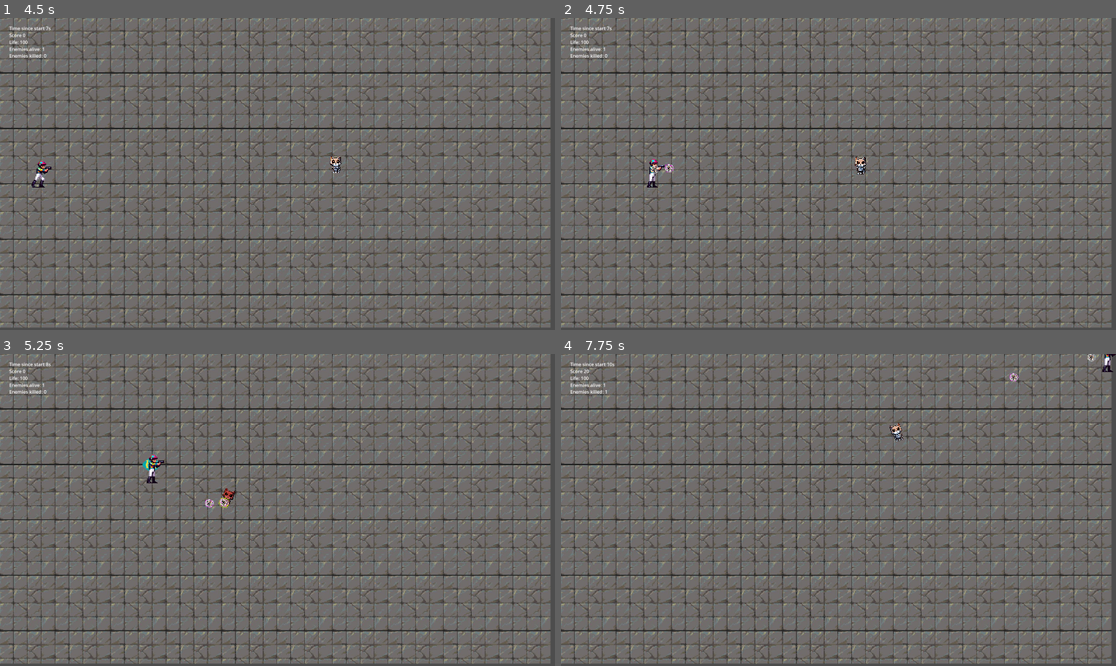
Above: before the commit, frames 1-4 (two rows, left to right).
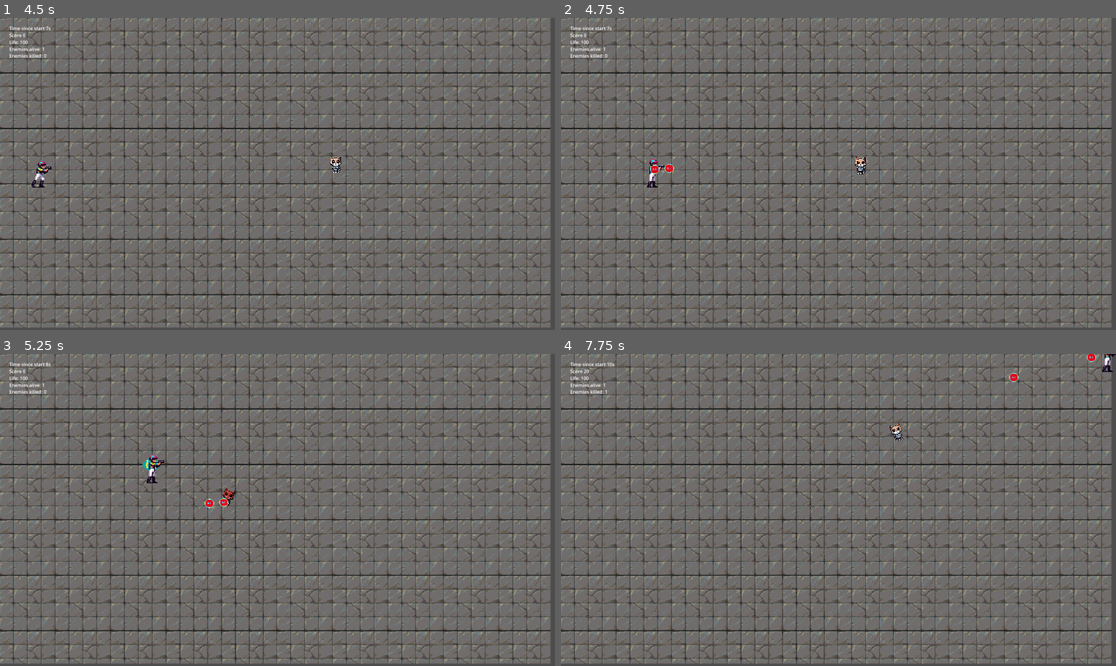
Above: after the commit, the same moments.

Repository: elVariable/gamejam
Game: Godot game, scene res://scenes/levels/main.tscn
Two runs of this game, one before a commit and one after it. Both use one fixed random seed, a clock stepped at 60 frames per second and the inputs below. The engine's default icon, where the game draws it, is replaced by a stand-in: a white triangle on a blue panel in a dark square. Sound files missing from this copy of the repository are replaced by a short silence.
Inputs:
- Up to frame 1 (4.5 s): tap Enter at 0.5 s; hold W (Up) 0.53-2.03 s; tap U (Fire0) at 0.6, 3.6 s; tap I (Fire1) at 1.35, 4.35 s; tap Space at 2 s; hold A (Left) 2.03-3.53 s; tap O (Fire2) at 2.1 s; tap P (Fire3) at 2.85 s; hold S (Down) 3.53-4.28 s; hold D (Right) from 4.28 s (still down)
- Up to frame 2 (4.75 s): keep holding D (Right)
- Up to frame 3 (5.25 s): release D (Right) at 5.03 s; hold W (Up) from 5.03 s (still down); tap O (Fire2) at 5.1 s
- Up to frame 4 (7.75 s): release W (Up) at 5.78 s; hold D (Right) from 5.78 s (still down); tap P (Fire3) at 5.85 s; tap U (Fire0) at 6.6 s; tap I (Fire1) at 7.35 s

Frame 1 is identical in both runs. In frame 2, less than 0.1% of the frame differs, in the area x 16-21%, y 46-51%; in frame 3, less than 0.1%, in the area x 36-42%, y 45-50%; in frame 4, less than 0.1%.

Commit message:
new bullets asset for hi_bullet

Diff:
--- a/scenes/prefabs/bullets/hi_bullet.tscn
+++ b/scenes/prefabs/bullets/hi_bullet.tscn
@@ -24,6 +24,7 @@
 
 [sub_resource type="Animation" id="Animation_2t074"]
 resource_name = "flying"
+length = 2.0
 loop_mode = 1
 tracks/0/type = "value"
 tracks/0/imported = false
@@ -32,10 +33,10 @@
 tracks/0/interp = 1
 tracks/0/loop_wrap = true
 tracks/0/keys = {
-"times": PackedFloat32Array(0, 0.1, 0.3, 0.4, 0.6, 0.8, 0.9),
-"transitions": PackedFloat32Array(1, 1, 1, 1, 1, 1, 1),
+"times": PackedFloat32Array(0, 0.2, 0.5, 0.7, 0.9, 1.1, 1.3, 1.6, 1.8),
+"transitions": PackedFloat32Array(1, 1, 1, 1, 1, 1, 1, 1, 1),
 "update": 1,
-"values": [0, 1, 2, 4, 3, 2, 1]
+"values": [11, 12, 13, 14, 15, 14, 13, 12, 11]
 }
 
 [sub_resource type="Animation" id="Animation_ontox"]
Binary file changed: Assets/Bullets/bullet_hi.png
Not shown, added: Assets/Sound/Music/Bulletstorm Symphony.mp3.import
Not shown, added: Assets/Sound/Music/Pulse of the Battle.mp3.import
